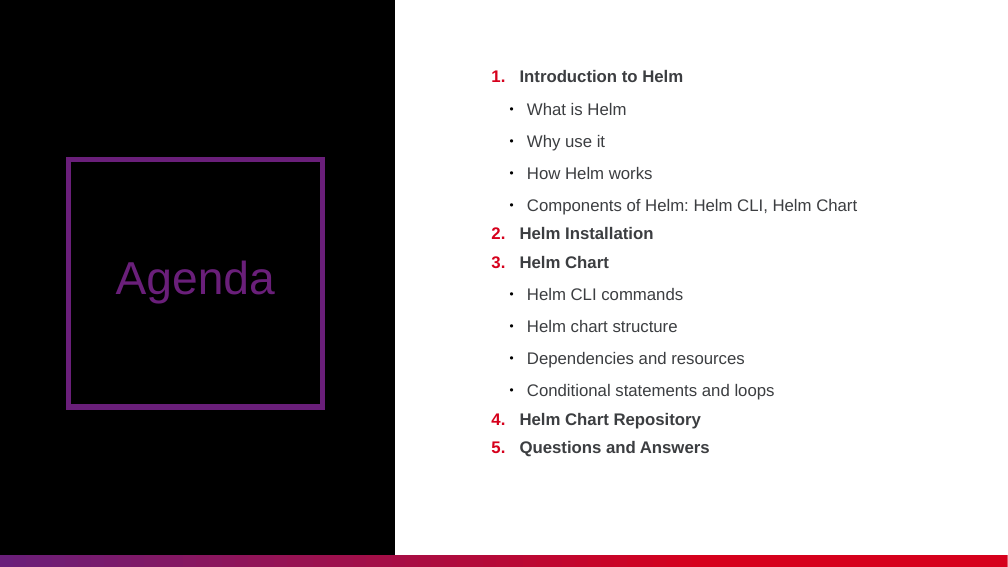
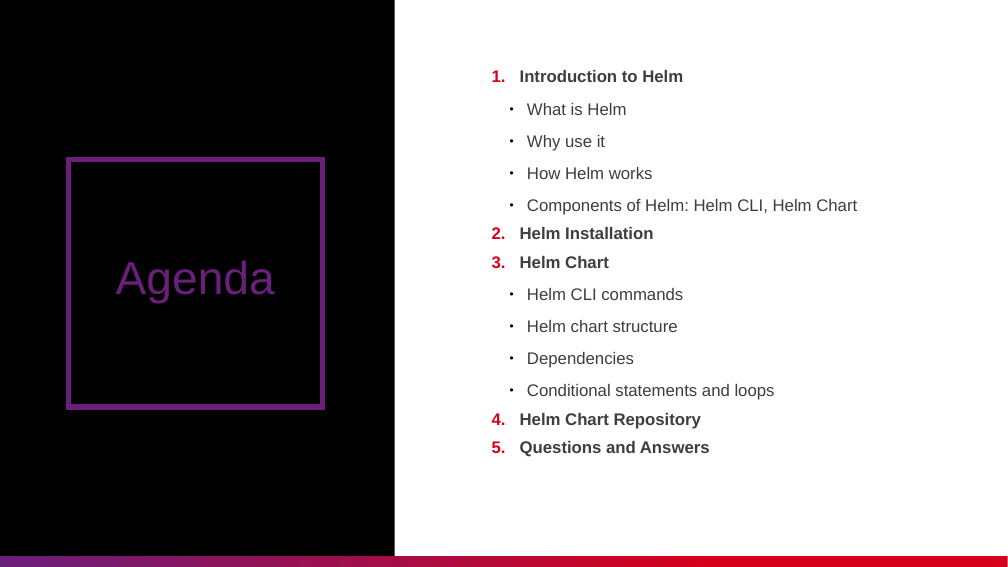
Before and after one commit to nashtech-garage/azure-devops-ci-cd, a slide deck: slide 2 of helm/documents/Helm_Knowledge_Sharing.pptx. Drawn at 1008x567 pixels with LibreOffice and Linux fonts; fonts in the diff are those of the drawing. Boxes give left, top, right and bottom in pixels: in the first picture for what was removed or moved away, otherwise in the second. Text is boxed around its words. In the diff, an @@ line names an element or a change of style, - is before the commit and + after.

```diff
--- a/helm/documents/Helm_Knowledge_Sharing.pptx
+++ b/helm/documents/Helm_Knowledge_Sharing.pptx
@@ text at box(527, 352, 634, 368): text changed @@
-  ● Dependencies and resources
+  ● Dependencies
```
Also in this commit, not shown: 1 other slide changed, 1 slide removed, 1 other file.
